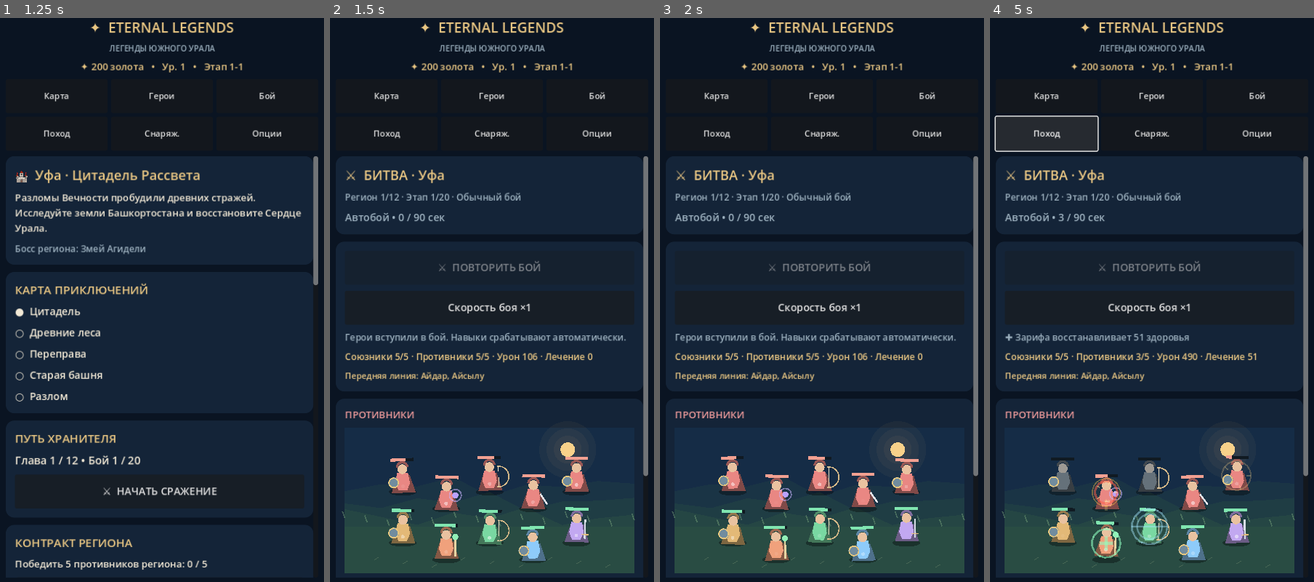
Above: before the commit, frames 1-4 (left to right).
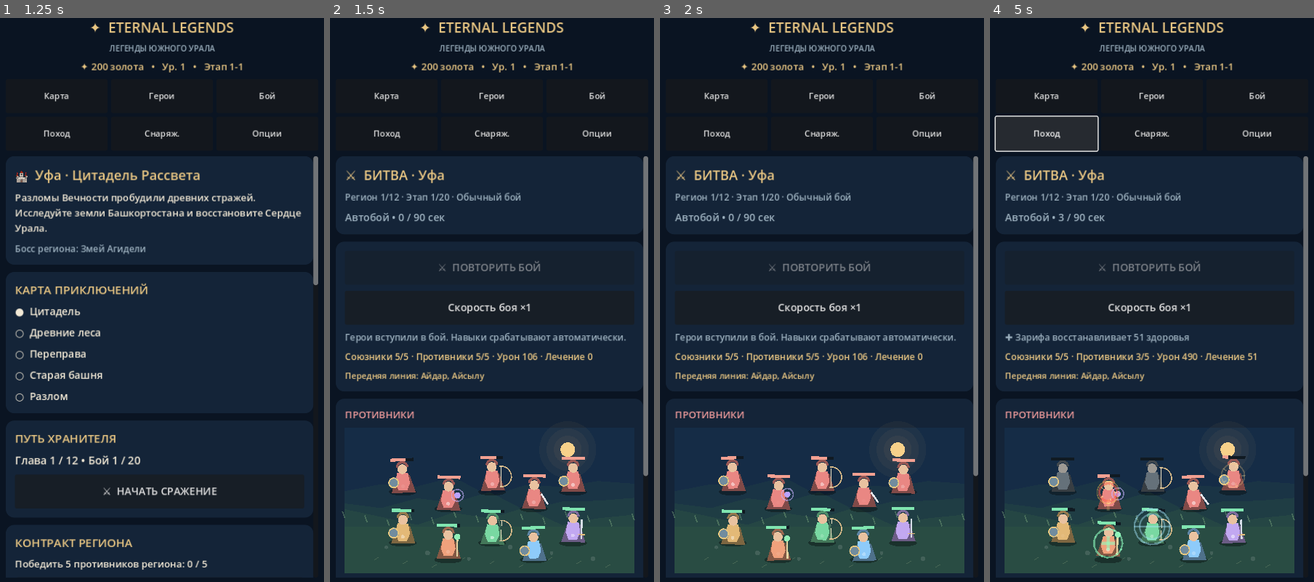
Above: after the commit, the same moments.

Repository: maillunex-lang/5x5
Game: Godot game, scene res://scenes/main.tscn
Two runs of this game, one before a commit and one after it. Both use one fixed random seed, a clock stepped at 60 frames per second and the inputs below.
Inputs:
- Up to frame 1 (1.25 s): click "НАЧАТЬ ПРИКЛЮЧЕНИЕ" at 0.5 s
- Up to frame 2 (1.5 s): click "⚔ НАЧАТЬ СРАЖЕНИЕ" at 1.25 s
- Up to frame 3 (2 s): no input
- Up to frame 4 (5 s): click "Карта" at 2 s; click "Герои" at 2.75 s; click "Бой" at 3.5 s; click "Поход" at 4.25 s

Frame 1 is identical in both runs. In frame 2, 1.4% of the frame differs, in the area x 16-82%, y 77-97%; in frame 3, 1.3%; in frame 4, 1.9%.

Commit message:
feat(v8.0-v8.9): combat animation and visual polish

Diff:
--- a/scripts/battle_arena.gd
+++ b/scripts/battle_arena.gd
@@ -62,6 +62,10 @@
  recent_impacts = recent_impacts.filter(func(effect: Dictionary) -> bool: return float(effect["until"]) > elapsed)
  recent_skills = recent_skills.filter(func(effect: Dictionary) -> bool: return float(effect["until"]) > elapsed)
  attack_trails = attack_trails.filter(func(effect: Dictionary) -> bool: return float(effect["until"]) > elapsed)
+ if reduced_effects:
+  attack_trails.clear()
+  recent_skills.clear()
+  recent_impacts.clear()
  last_battle_time = time_seconds
  queue_redraw()
 
@@ -71,6 +75,7 @@
  var col := slot % 3
  var row := int(slot / 3)
  var x := w * (0.20 + float(col) * 0.30) + (w * 0.15 if row == 1 else 0.0)
+ x += sin(float(slot) * 2.3) * w * 0.012
  var y := h * (0.37 if side == 1 else 0.72) + float(row) * h * 0.115
  return Vector2(x, y)
 
@@ -132,6 +137,11 @@
    draw_line(Vector2(x, y), Vector2(x + 9, y), Color("#8cc5d4", 0.35), 1.5)
   else:
    draw_line(Vector2(x, y), Vector2(x - 4, y - 11), Color("#80ae81", 0.42), 2.0)
+ if region_index % 4 == 0:
+  for stone in range(6):
+   var px := w * float(stone + 1) / 7.0
+   var py := h * (0.82 + float(stone % 3) * 0.04)
+   draw_circle(Vector2(px,py), 3.0 + float(stone % 2), ground.lightened(0.12))
  for i in range(9):
   var x := w * float(i + 1) / 10.0
   var y := h * (0.91 + float(i % 3) * 0.025)
@@ -144,6 +154,8 @@
  if side == 0 and index < hero_roles.size():
   role = str(hero_roles[index])
  var accent: Color = Color("#e98783") if side == 1 else Color(PALETTE[index % PALETTE.size()])
+ if role == "Босс":
+  accent = Color("#df8270")
  if not alive:
   accent = Color("#65717a")
  var bob := sin(elapsed * 3.4 + float(index) * 1.7) * (0.0 if reduced_effects else 2.5) if alive else 0.0
@@ -152,7 +164,7 @@
   for effect in recent_impacts:
    if int(effect["slot"]) == index:
     var remaining := clampf((float(effect["until"]) - elapsed) / 0.42, 0.0, 1.0)
-    hit_offset.x = sin((1.0 - remaining) * 27.0) * remaining * 5.0
+    hit_offset.x = sin((1.0 - remaining) * 27.0) * remaining * (7.0 if bool(effect.get("critical",false)) else 5.0)
     hit_offset.y = -remaining * 2.0
  var p := position + Vector2(0, bob) + hit_offset
  # Lightweight breathing and weapon-ready pose, tied to battle time.
@@ -163,12 +175,19 @@
    if int(effect["slot"]) == index:
     attack_pose = clampf((float(effect["until"]) - elapsed) / 0.6, 0.0, 1.0)
  p.y -= attack_pose * 5.0
+ if role == "Убийца":
+  p.x += attack_pose * (10.0 if side == 0 else -10.0)
+ elif role == "Танк":
+  p.y += attack_pose * 3.0
  _ellipse(position + Vector2(0, 17), Vector2(23, 6), Color(0, 0, 0, 0.35))
  draw_set_transform(p, breathe + attack_pose * (0.12 if side == 0 else -0.12))
  var cape := PackedVector2Array([Vector2(-10,-12), Vector2(12,-12), Vector2(21,17), Vector2(-19,17)])
  draw_colored_polygon(cape, accent.darkened(0.45))
  draw_colored_polygon(PackedVector2Array([Vector2(-12, 1), Vector2(-9,-16), Vector2(9,-16), Vector2(12,1), Vector2(7,13), Vector2(-7,13)]), accent)
  draw_circle(Vector2(0,-22), 8, Color("#e9c2a0") if alive else Color("#9d9993"))
+ if role == "Босс" and alive:
+  draw_colored_polygon(PackedVector2Array([Vector2(-10,-27),Vector2(-18,-42),Vector2(-4,-31)]),Color("#dfb375"))
+  draw_colored_polygon(PackedVector2Array([Vector2(10,-27),Vector2(18,-42),Vector2(4,-31)]),Color("#dfb375"))
  draw_arc(Vector2(0,-25), 8.5, PI, TAU, 9, accent.darkened(0.35), 4)
  if role == "Танк":
   draw_circle(Vector2(-15,0), 9, Color("#718c9e"))
@@ -202,11 +221,12 @@
  var marker_x := -17.0
  if int(unit.get("shield", 0)) > 0:
   draw_arc(Vector2(0, -17), 27.0, PI * 0.1, PI * 0.9, 20, Color("#75caff", 0.95), 2.8)
+  draw_arc(Vector2(0,-17), 23.0, PI * 1.1, PI * 1.9, 18, Color("#75caff",0.55), 2.0)
   draw_rect(Rect2(marker_x, -51, 9, 7), Color("#57bdf4"))
   draw_line(Vector2(marker_x + 2, -48), Vector2(marker_x + 4, -45), Color("#f0fcff"), 1.5)
   marker_x += 12.0
  if int(unit.get("poison", 0)) > 0:
-  draw_circle(Vector2(marker_x + 4, -48), 4.0, Color("#a8e76b"))
+  draw_circle(Vector2(marker_x + 4, -48), 4.0 + sin(elapsed * 5.0) * 0.6, Color("#a8e76b"))
   draw_circle(Vector2(marker_x + 2, -49), 1.1, Color("#345329"))
   marker_x += 12.0
  if int(unit.get("stun", 0)) > 0:
@@ -220,13 +240,16 @@
  var head := origin.lerp(position + Vector2(0,-9), 1.0 - remaining)
  var tail := origin.lerp(head, 0.55)
  var color := Color("#ffd77a") if bool(effect.get("critical",false)) else Color("#a9e9ff")
+ if not bool(effect.get("critical",false)) and enemy_target:
+  color = Color("#f7ad9a")
  color.a = remaining * 0.85
  draw_line(tail, head, color, 3.5 if bool(effect.get("critical",false)) else 2.0, true)
  draw_circle(head, 3.0 if bool(effect.get("critical",false)) else 2.0, color)
 
 func _draw_impact(position: Vector2, effect: Dictionary) -> void:
  var remaining := clampf((float(effect["until"]) - elapsed) / 0.42, 0.0, 1.0)
- var radius := 7.0 + (1.0 - remaining) * 24.0
+ var damage_scale := clampf(sqrt(float(effect.get("damage", 1))) / 16.0, 0.8, 1.6)
+ var radius := (7.0 + (1.0 - remaining) * 24.0) * damage_scale
  var tint := Color(1.0,0.38,0.28,remaining) if bool(effect.get("critical",false)) else Color(1.0,0.83,0.52,remaining * 0.85)
  draw_arc(position + Vector2(0,-10), radius, 0, TAU, 18, tint, 4.0 if bool(effect.get("critical",false)) else 2.5)
  if bool(effect.get("critical",false)):
